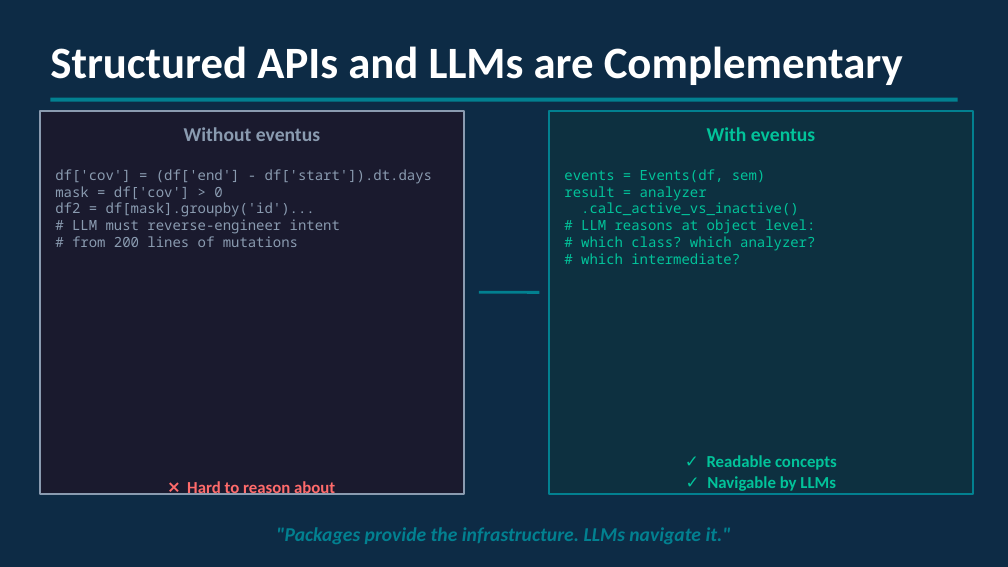
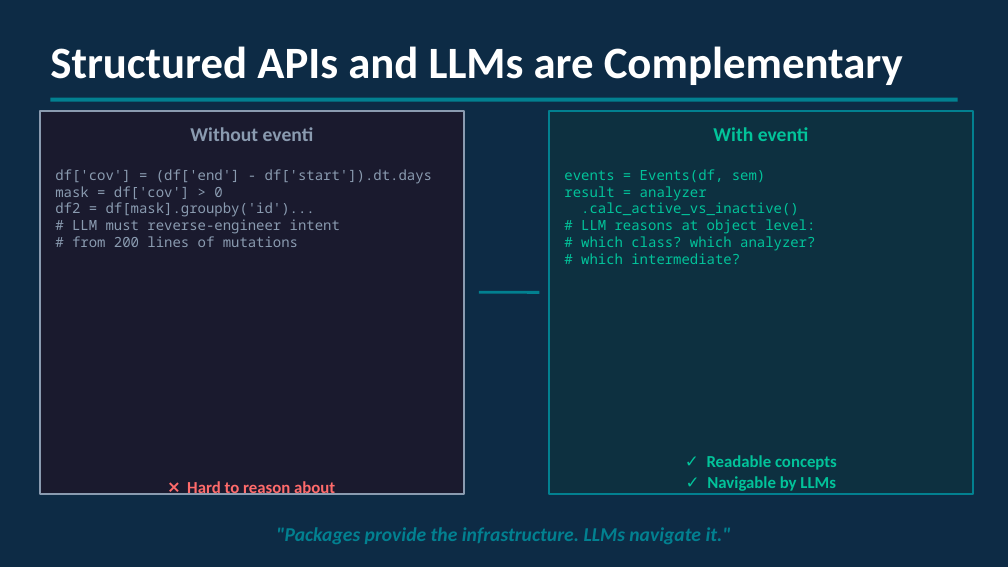
Before and after one commit to djarenas/eventus, a slide deck: slide 15 of eventus_architecture.pptx (slide 9 before the commit). Drawn at 1008x567 pixels with LibreOffice and Linux fonts; fonts in the diff are those of the drawing. Boxes give left, top, right and bottom in pixels: in the first picture for what was removed or moved away, otherwise in the second. Text is boxed around its words. In the diff, an @@ line names an element or a change of style, - is before the commit and + after.

```diff
--- a/eventus_architecture.pptx
+++ b/eventus_architecture.pptx
@@ text at (x1=190, y1=127, x2=314, y2=141): text changed @@
-Without eventus
+Without eventi
@@ text at (x1=713, y1=127, x2=809, y2=141): text changed @@
-With eventus
+With eventi
```
Also in this commit, not shown: 6 other slides changed, 6 slides added.
